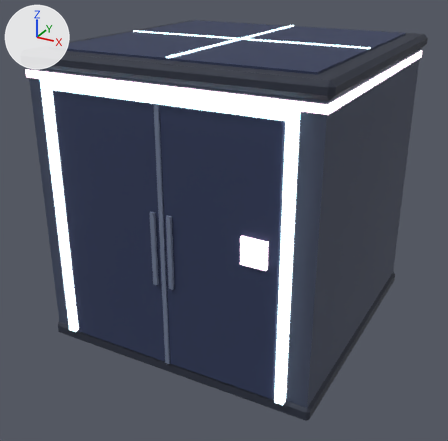
Before and after pictures for a commit that changed the glTF model foxspy/models/kit-tokyo-door.glb.
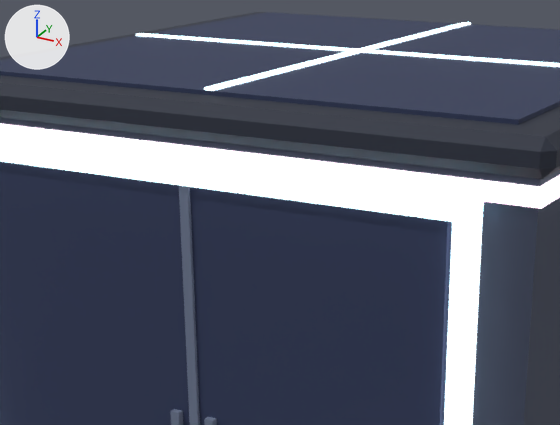
Old and new are each drawn whole from a 50 mm camera at (2.02, -3.9, 2.68) aimed at (-0.05, -0.15, 0.81) and again close up on the part from 15% to 75% of the width and 3% to 50% of the height. The lights are fixed; the arrows at upper left show +X, +Y and +Z. The first two pictures are the older version. Vertices at exactly the same position are counted once.

In view in the first close-up: 'kit-tokyo-door'.
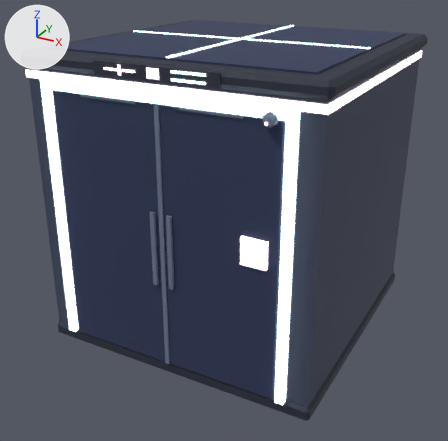
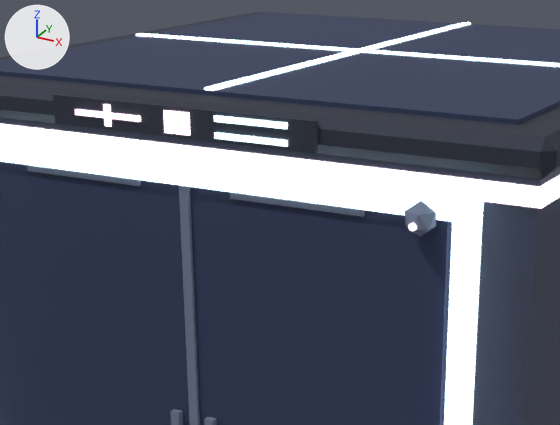
Where the change shows, as pixel boxes [x1, y1, x2, y2] in the close-ups (560 x 425 px):
part 1 of me_kit_tokyo_door, added
    after: [53, 94, 318, 153]
part 2 of me_kit_tokyo_door, added (blue)
    after: [405, 201, 436, 236]
part 3 of me_kit_tokyo_door, added (blue)
    after: [27, 165, 141, 186]
part 4 of me_kit_tokyo_door, added (blue)
    after: [230, 192, 365, 217]
part 5 of me_kit_tokyo_door, added
    after: [75, 109, 141, 122]
part 6 of me_kit_tokyo_door, added
    after: [103, 104, 112, 127]
part 7 of me_kit_tokyo_door, added
    after: [163, 110, 191, 136]
part 8 of me_kit_tokyo_door, added
    after: [214, 115, 288, 129]
part 9 of me_kit_tokyo_door, added
    after: [214, 132, 288, 147]
part 10 of me_kit_tokyo_door, added
    after: [408, 222, 417, 232]

Edits to the bpy script that builds the scene:
```text
Change me_kit_tokyo_door:
    used by ob_kit_tokyo_door; location = (0.0, 0.0, 0.0)
    remove me_kit_tokyo_door.from_pydata(...)  # 204 vertices, 338 faces; spans x -1.04..1.04, y -1.05..1.05, z 0.0..2.12
    add me_kit_tokyo_door.from_pydata(...)  # 380 vertices, 610 faces; spans x -1.04..1.04, y -1.12..1.12, z 0.0..2.12
    me_kit_tokyo_door part 1: a new loose piece, a box spanning x -0.42..0.42, y -1.052..-1.04, z 2.01..2.09, in mat_main
    me_kit_tokyo_door part 2: a new loose piece, an icosphere of 20 faces spanning x 0.68..0.76, y -1.098..-1.022, z 1.835..1.925, in mat_main
    me_kit_tokyo_door part 3: a new loose piece, a box spanning x -0.55..-0.15, y -1.04..-1.03, z 1.86..1.88, in mat_main
    me_kit_tokyo_door part 4: a new loose piece, a box spanning x 0.15..0.55, y -1.04..-1.03, z 1.86..1.88, in mat_main
    me_kit_tokyo_door part 5: a new loose piece, a box spanning x -0.34..-0.12, y -1.06..-1.052, z 2.042..2.058, in mat_glow
    me_kit_tokyo_door part 6: a new loose piece, a box spanning x -0.24..-0.22, y -1.06..-1.052, z 2.02..2.08, in mat_glow
    me_kit_tokyo_door part 7: a new loose piece, a box spanning x -0.04..0.04, y -1.06..-1.052, z 2.02..2.08, in mat_glow
    me_kit_tokyo_door part 8: a new loose piece, a box spanning x 0.12..0.34, y -1.06..-1.052, z 2.064..2.08, in mat_glow
    me_kit_tokyo_door part 9: a new loose piece, a box spanning x 0.12..0.34, y -1.06..-1.052, z 2.02..2.036, in mat_glow
    me_kit_tokyo_door part 10: a new loose piece, an icosphere of 20 faces spanning x 0.709..0.731, y -1.115..-1.095, z 1.858..1.882, in mat_glow
    other edits to the shape of me_kit_tokyo_door do not show in these pictures
```
